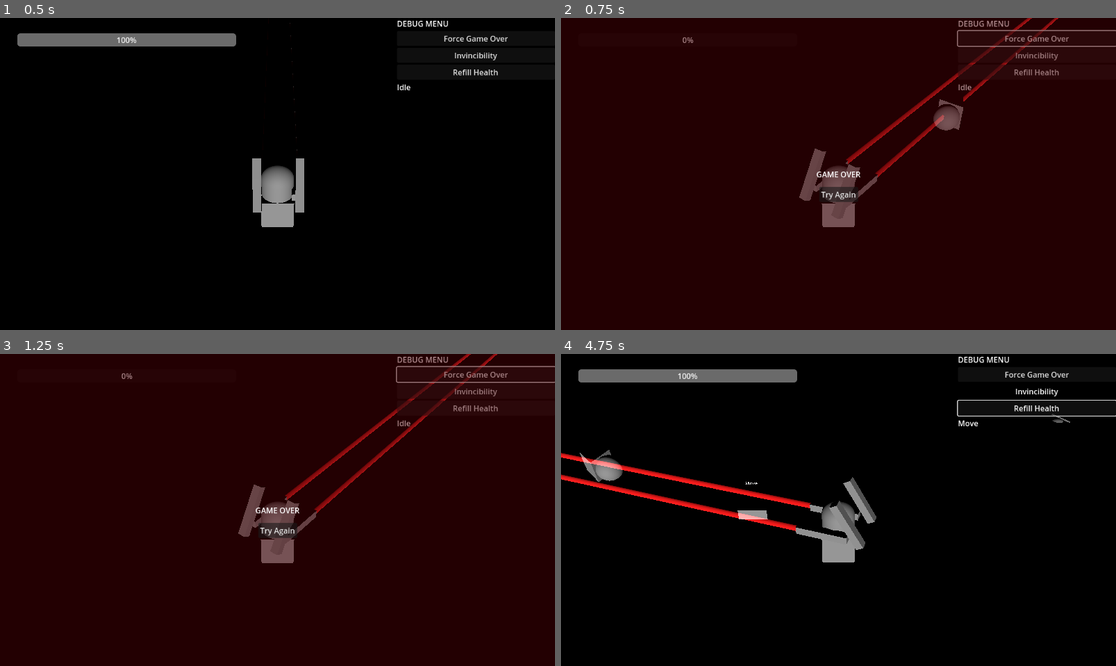
Above: before the commit, frames 1-4 (two rows, left to right).
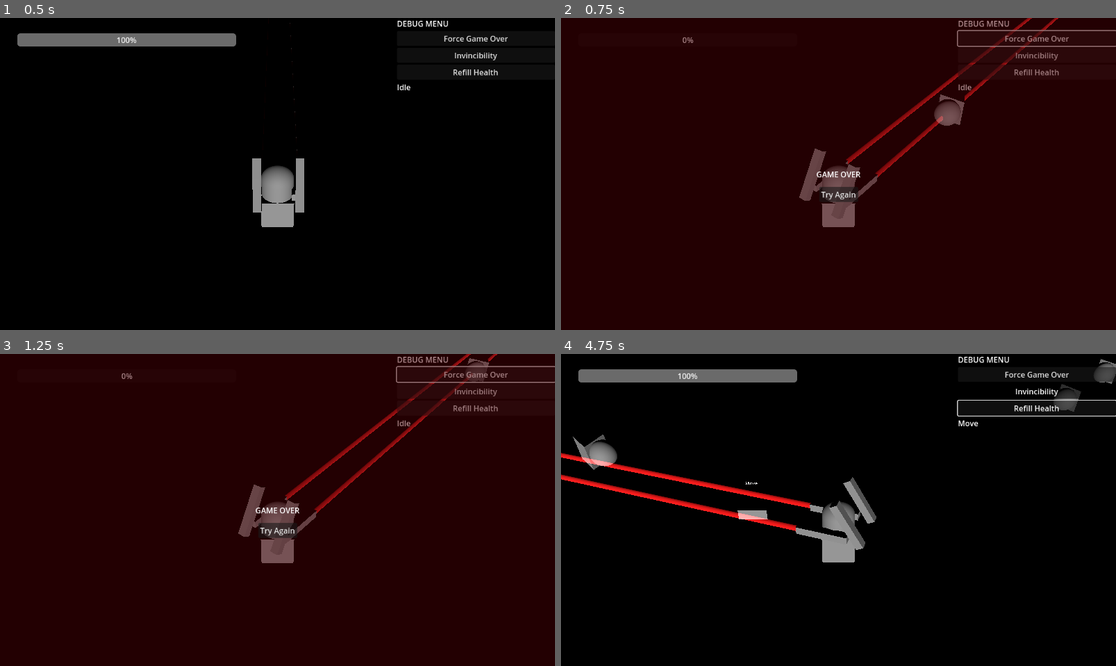
Above: after the commit, the same moments.

Repository: Boyquotes/Mech-Farmer
Game: Godot game, scene res://levels/debug.tscn
Two runs of this game, one before a commit and one after it. Both use one fixed random seed, a clock stepped at 60 frames per second and the inputs below.
Inputs (mouse positions are in pixels of both pictures, inside the frame that each line leads up to):
- Up to frame 1 (0.5 s): no input
- Up to frame 2 (0.75 s): click "Force Game Over" at 0.5 s
- Up to frame 3 (1.25 s): no input
- Up to frame 4 (4.75 s): click "Try Again" at 1.25 s; click "Invincibility" at 2 s; click "Refill Health" at 2.75 s; move the mouse to (960, 494) at 3.52 s; press the mouse at (960, 494) at 3.53 s; hold D (move_right) 3.53-4.28 s; move the mouse to (727, 525) at 4.27 s; release the mouse at (727, 525) at 4.28 s; hold S (move_down) from 4.28 s (still down); right-click (727, 525) at 4.35 s; click (727, 525) at 4.42 s

Frame 1 is identical in both runs. In frame 2, 0.2% of the frame differs, in the area x 67-73%, y 24-37%; in frame 3, 0.2%; in frame 4, 1.2%, in the area x 2-100%, y 1-54%.

Commit message:
updated raycast to only detect terrain

Diff:
--- a/prefabs/characters/player.tscn
+++ b/prefabs/characters/player.tscn
@@ -27,35 +27,36 @@
 mesh = SubResource("CapsuleMesh_uowiw")
 skeleton = NodePath("../..")
 
-[node name="PrimarySlot1" type="Node3D" parent="Torso"]
-transform = Transform3D(1, 1.83036e-11, 0, 1.42109e-11, 1, -2.32831e-10, 4.07454e-10, -1.16415e-10, 1, 0.556247, 0.163041, -0.30528)
+[node name="Guns" type="Node3D" parent="Torso"]
+transform = Transform3D(1, 1.79625e-11, 0, 1.43245e-11, 1, 0, 1.16415e-10, -2.32831e-10, 1, 0, 0, 0)
 
-[node name="PrimaryGun" parent="Torso/PrimarySlot1" instance=ExtResource("2_rrsmg")]
+[node name="PrimarySlot1" type="Node3D" parent="Torso/Guns"]
+transform = Transform3D(1, 1.79625e-11, 0, 1.40972e-11, 1, -2.32831e-10, 4.65661e-10, -2.32831e-10, 1, 0.556247, 0.163041, -0.30528)
+
+[node name="PrimaryGun" parent="Torso/Guns/PrimarySlot1" instance=ExtResource("2_rrsmg")]
 transform = Transform3D(1, 1.83036e-11, 0, 1.43245e-11, 1, 0, 0, 0, 1, -5.96046e-08, 0, 2.98023e-08)
-skeleton = NodePath("../../..")
 
-[node name="PrimarySlot2" type="Node3D" parent="Torso"]
-transform = Transform3D(1, 1.77351e-11, 0, 1.40972e-11, 1, -1.16415e-10, 2.32831e-10, -4.65661e-10, 1, -0.594656, 0.161992, -0.304177)
+[node name="PrimarySlot2" type="Node3D" parent="Torso/Guns"]
+transform = Transform3D(1, 1.76215e-11, 0, 1.42109e-11, 1, -1.16415e-10, 2.91038e-10, -5.82077e-10, 1, -0.594656, 0.161992, -0.304177)
 
-[node name="PrimaryGun" parent="Torso/PrimarySlot2" instance=ExtResource("2_rrsmg")]
+[node name="PrimaryGun" parent="Torso/Guns/PrimarySlot2" instance=ExtResource("2_rrsmg")]
 transform = Transform3D(1, -4.00178e-11, 0, 7.25322e-11, 1, 0, 0, 1.16415e-10, 1, 5.96046e-08, 0, 2.98023e-08)
-skeleton = NodePath("../../..")
 
-[node name="SecondarySlot1" type="Node3D" parent="Torso"]
+[node name="SecondarySlot1" type="Node3D" parent="Torso/Guns"]
 transform = Transform3D(1, 0.00128581, 0.000310462, -0.000374036, 0.5, -0.866026, -0.00126877, 0.866025, 0.500001, 0.644041, 0.664011, 0.495822)
 
-[node name="SecondaryGun" type="MeshInstance3D" parent="Torso/SecondarySlot1"]
+[node name="SecondaryGun" type="MeshInstance3D" parent="Torso/Guns/SecondarySlot1"]
 transform = Transform3D(1, -8.73115e-11, -1.60071e-10, -1.16415e-10, 1, 2.98023e-08, -7.27596e-11, 0, 1, -5.96046e-08, 0, 0)
 mesh = SubResource("BoxMesh_gtv21")
-skeleton = NodePath("../../..")
+skeleton = NodePath("../../../..")
 
-[node name="SecondarySlot2" type="Node3D" parent="Torso"]
+[node name="SecondarySlot2" type="Node3D" parent="Torso/Guns"]
 transform = Transform3D(1, 0.0012858, 0.000310462, -0.000374036, 0.5, -0.866026, -0.00126877, 0.866025, 0.500001, -0.593889, 0.664011, 0.495822)
 
-[node name="SecondaryGun" type="MeshInstance3D" parent="Torso/SecondarySlot2"]
+[node name="SecondaryGun" type="MeshInstance3D" parent="Torso/Guns/SecondarySlot2"]
 transform = Transform3D(1, -8.73115e-11, -1.16415e-10, -1.16415e-10, 1, 2.98023e-08, -7.27596e-11, 0, 1, 5.96046e-08, 0, 0)
 mesh = SubResource("BoxMesh_gtv21")
-skeleton = NodePath("../../..")
+skeleton = NodePath("../../../..")
 
 [node name="BaseCollision" type="CollisionShape3D" parent="."]
 transform = Transform3D(1, 0, 0, 0, 1, 0, 0, 0, 1, 0, -0.547985, 0)
--- a/prefabs/projectiles/bullet.tscn
+++ b/prefabs/projectiles/bullet.tscn
@@ -7,6 +7,9 @@
 [sub_resource type="PrismMesh" id="PrismMesh_t8a45"]
 
 [node name="Bullet" type="RigidBody3D"]
+collision_layer = 8
+collision_mask = 4
+gravity_scale = 0.0
 
 [node name="MeshInstance3D" type="MeshInstance3D" parent="."]
 mesh = SubResource("SphereMesh_tknyc")
--- a/scripts/player/states/motion/motion.gd
+++ b/scripts/player/states/motion/motion.gd
@@ -1,7 +1,7 @@
 extends "../state.gd"
 
 
-@onready var torso = owner.get_node("Torso")
+@onready var torso = owner.get_node("Torso/Guns")
 @onready var primary_gun_1 = torso.get_node("PrimarySlot1/PrimaryGun")
 @onready var primary_gun_2 = torso.get_node("PrimarySlot2/PrimaryGun")
 
@@ -21,8 +21,9 @@
 
 	var ray_origin = camera.project_ray_origin(mouse_pos)
 	var ray_end = ray_origin + camera.project_ray_normal(mouse_pos) * 2000
-	var ray_properties = PhysicsRayQueryParameters3D.create(ray_origin, ray_end)
+	var ray_properties = PhysicsRayQueryParameters3D.create(ray_origin, ray_end, 16)
 	var ray_array = space_state.intersect_ray(ray_properties)
+	print(ray_array)
 
 	var hit_pos
 	if ray_array.has("position"):
